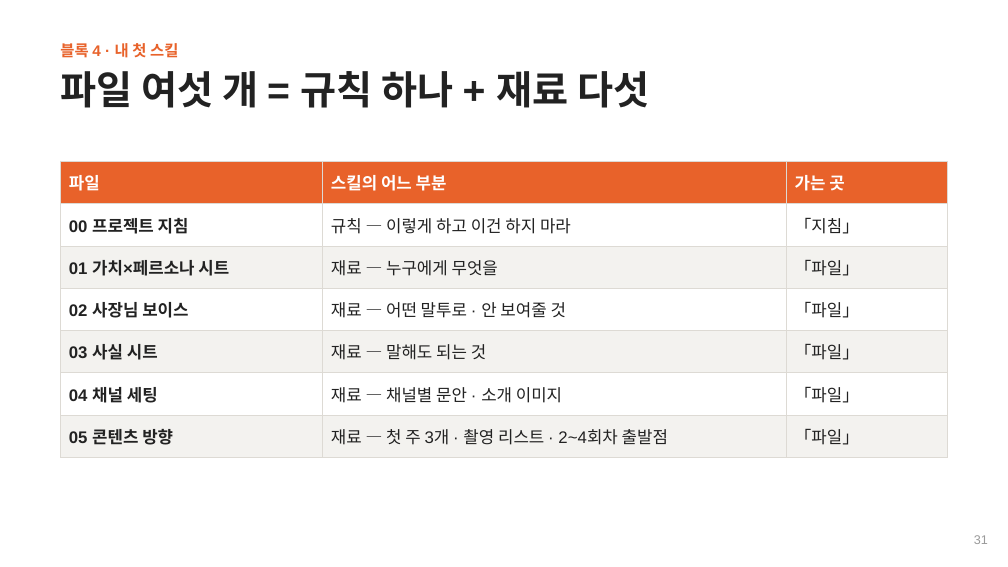
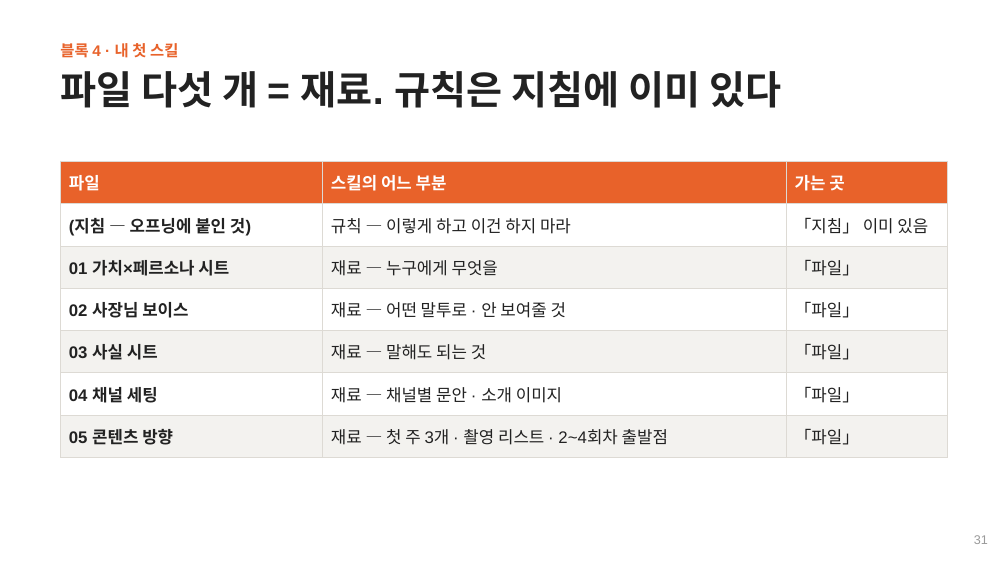
Before and after one commit to selfishclub/biz-gtm-core, a slide deck: slide 31 of course/1회차_교안_슬라이드.pptx. Drawn at 1008x567 pixels with LibreOffice and Linux fonts; fonts in the diff are those of the drawing. Boxes give left, top, right and bottom in pixels: in the first picture for what was removed or moved away, otherwise in the second. Text is boxed around its words. In the diff, an @@ line names an element or a change of style, - is before the commit and + after.

```diff
--- a/course/1회차_교안_슬라이드.pptx
+++ b/course/1회차_교안_슬라이드.pptx
@@ text at [60, 71, 781, 108]: text changed @@
-파일 여섯 개 = 규칙 하나 + 재료 다섯
+파일 다섯 개 = 재료. 규칙은 지침에 이미 있다
@@ table at [60, 161, 948, 449] @@
-row 2, column 1: 00 프로젝트 지침
+row 2, column 1: (지침 — 오프닝에 붙인 것)
-row 2, column 3: 「지침」
+row 2, column 3: 「지침」 이미 있음
```
Also in this commit, not shown: 10 other slides changed, 19 other files.
